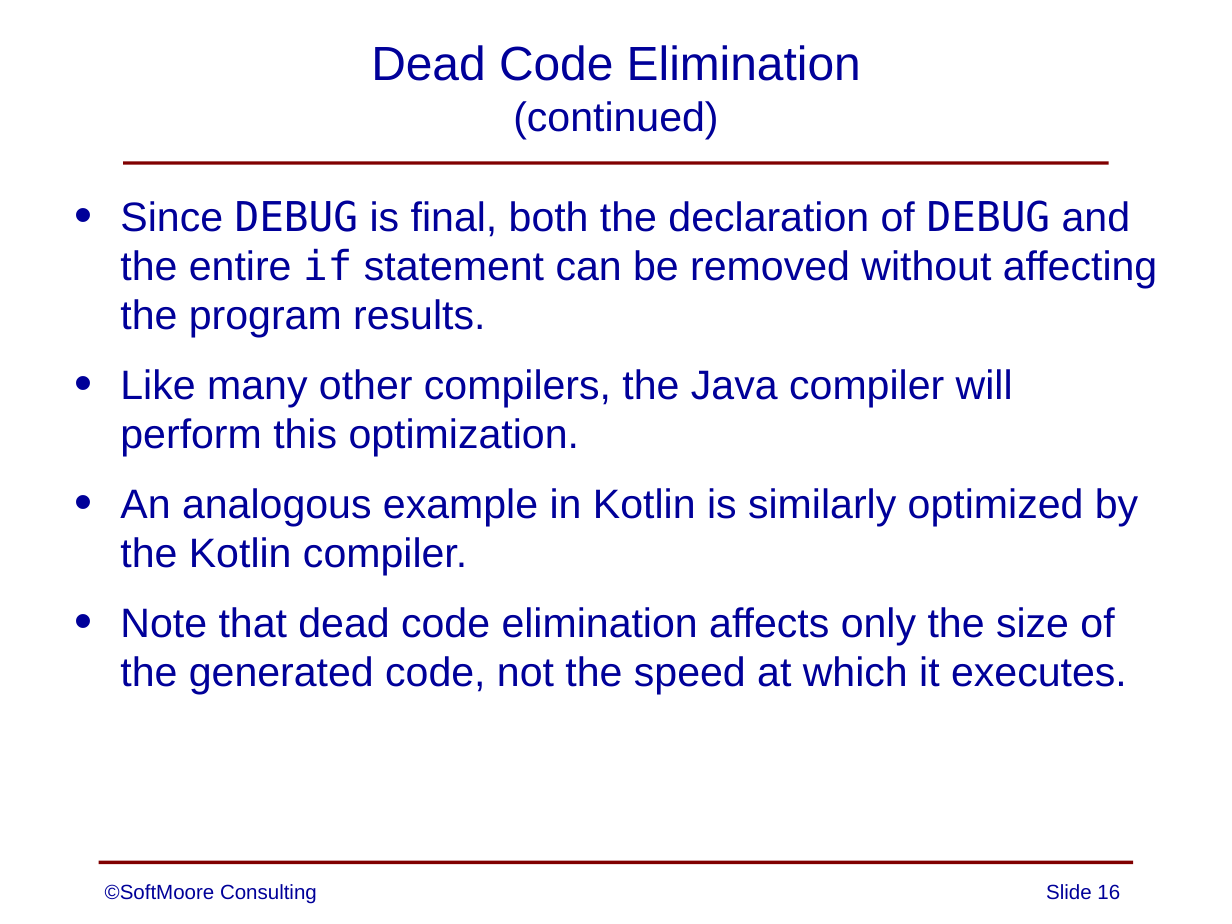
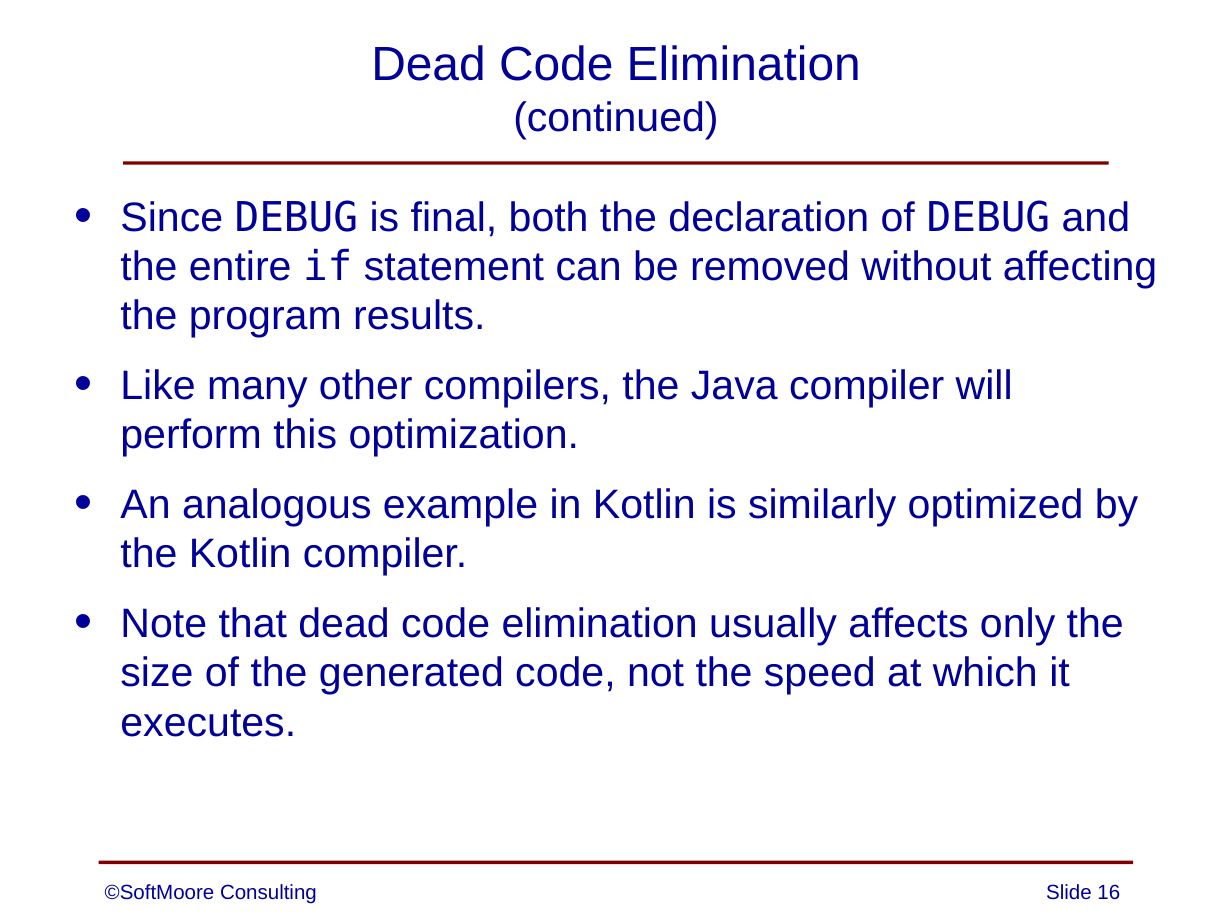
Before and after one commit to SoftMoore/CPRL-Java-4th, a slide deck: slide 16 of PowerPoints/12 - Optimization.pptx. Drawn at 1232x924 pixels with LibreOffice and Linux fonts; fonts in the diff are those of the drawing. Boxes give left, top, right and bottom in pixels: in the first picture for what was removed or moved away, otherwise in the second. Text is boxed around its words. In the diff, an @@ line names an element or a change of style, - is before the commit and + after.

```diff
--- a/PowerPoints/12 - Optimization.pptx
+++ b/PowerPoints/12 - Optimization.pptx
@@ text at bbox=[120, 607, 1124, 737]: text changed @@
-• Note that dead code elimination affects only the size of the generated code, not the speed at which it executes.
+• Note that dead code elimination usually affects only the size of the generated code, not the speed at which it executes.
```
Also in this commit, not shown: 3 other slides changed.
